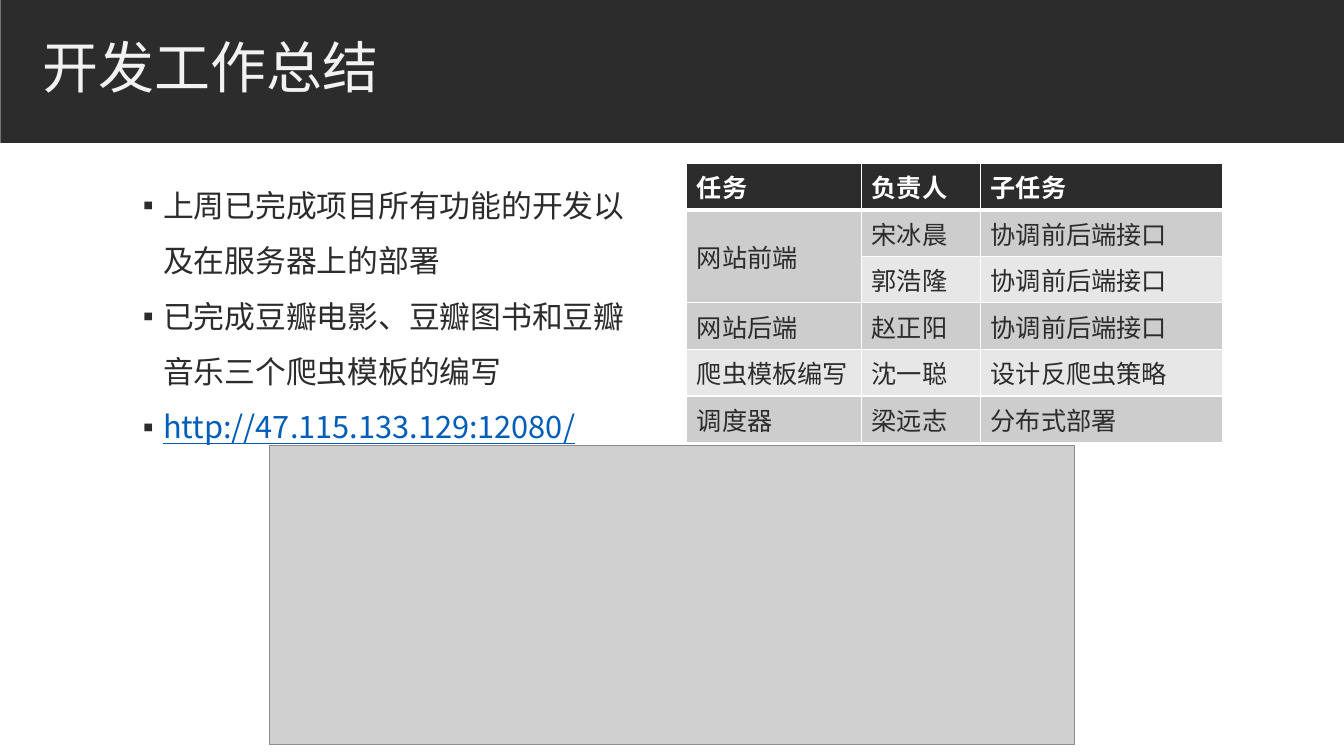
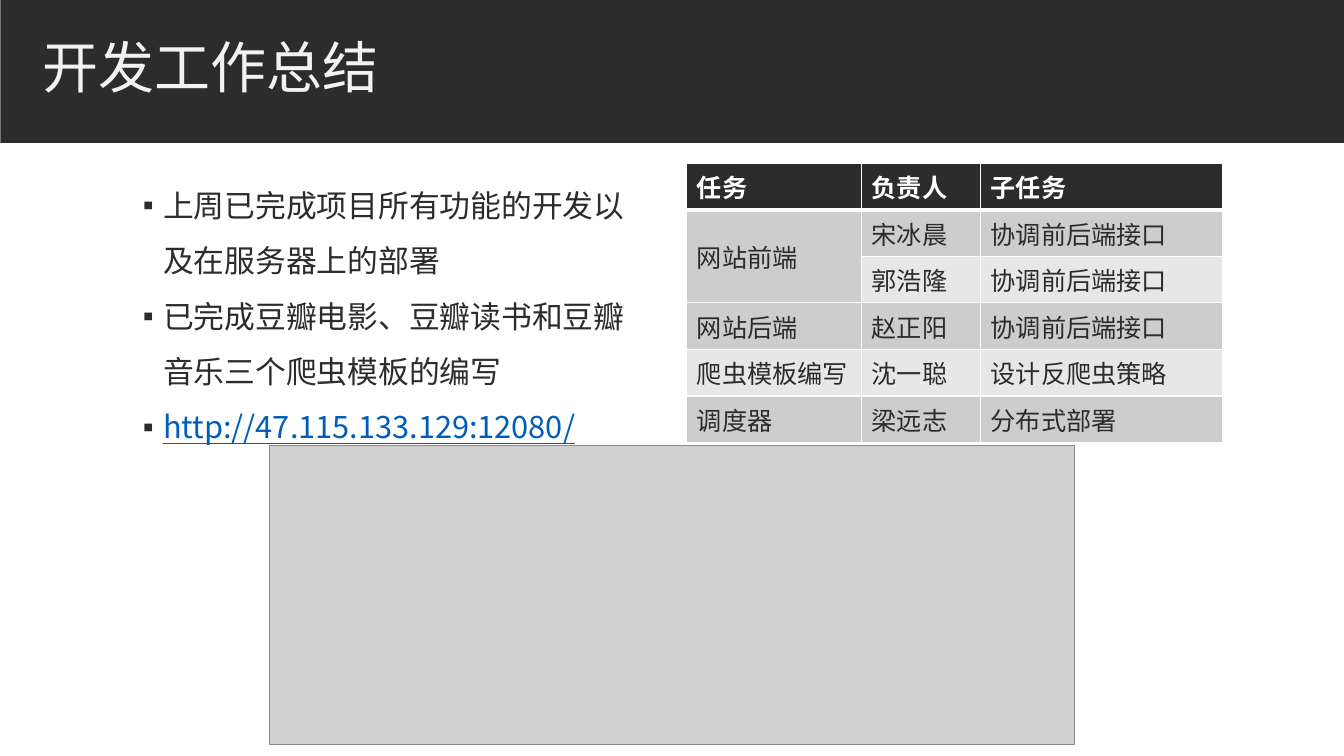
Before and after one commit to bhsei/20_H, a slide deck: slide 3 of 3.项目PPT/第12周_测试需求分析汇报.pptx. Drawn at 1344x756 pixels with LibreOffice and Linux fonts; fonts in the diff are those of the drawing; grey boxes stand for pictures. Boxes give left, top, right and bottom in pixels: in the first picture for what was removed or moved away, otherwise in the second. Text is boxed around its words. In the diff, an @@ line names an element or a change of style, - is before the commit and + after.

```diff
--- a/3.项目PPT/第12周_测试需求分析汇报.pptx
+++ b/3.项目PPT/第12周_测试需求分析汇报.pptx
@@ text at (163,302,624,386): text changed @@
-▪ 已完成豆瓣电影、豆瓣图书和豆瓣音乐三个爬虫模板的编写
+▪ 已完成豆瓣电影、豆瓣读书和豆瓣音乐三个爬虫模板的编写
```
Also in this commit, not shown: 2 other slides changed, 1 slide removed, 1 other file.
